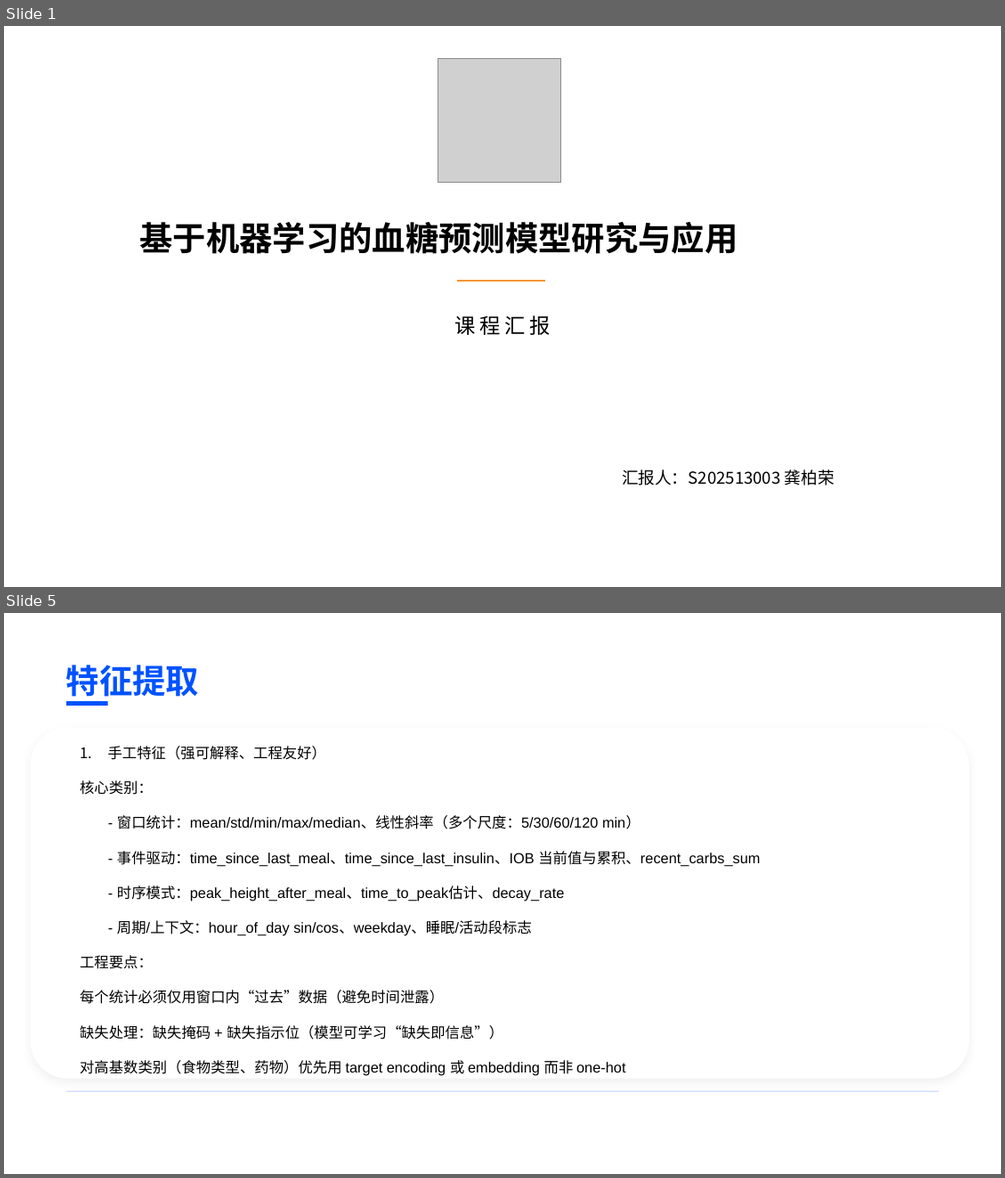
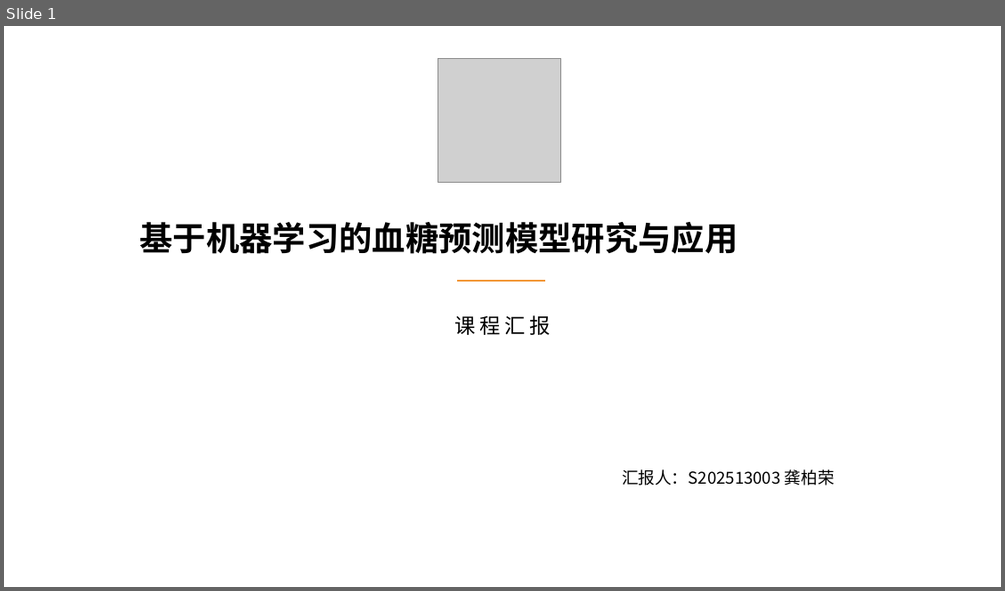
Before and after one commit to BaiRong-NUC/DiabetesAnalyzes, a slide deck: 多元统计与模式识别课程汇报.pptx. Shown one above the other, each under a label of ours: slides 1 and 5 before the commit, slide 1 after it; the slides between them are not shown. The pictures are 1005x1178 and 1005x591 pixels, drawn with LibreOffice and Linux fonts; fonts in the diff are those of the drawing; grey boxes stand for pictures; background and template pictures are left out. Boxes give left, top, right and bottom in pixels: in the first picture for what was removed or moved away, otherwise in the second. Text is boxed around its words. In the diff, an @@ line names an element or a change of style, - is before the commit and + after.

Commit message:
上传ppt 完成了数据集的介绍

```diff
--- a/多元统计与模式识别课程汇报.pptx
+++ b/多元统计与模式识别课程汇报.pptx
@@ slide 5 removed at <box>4,613,1001,1174</box>, background #FFFFFF @@
@@ text removed at <box>66,665,199,702</box> @@
-特征提取
@@ rounded rectangle removed at <box>66,701,108,706</box> @@
@@ rounded rectangle removed at <box>30,728,969,1078</box> @@
@@ text removed at <box>80,746,760,1076</box> @@
-1. 手工特征（强可解释、工程友好）
-核心类别：
-  - 窗口统计：mean/std/min/max/median、线性斜率（多个尺度：5/30/60/120 min）
-  - 事件驱动：time_since_last_meal、time_since_last_insulin、IOB 当前值与累积、recent_carbs_sum
-  - 时序模式：peak_height_after_meal、time_to_peak估计、decay_rate
-  - 周期/上下文：hour_of_day sin/cos、weekday、睡眠/活动段标志
-工程要点：
-  每个统计必须仅用窗口内“过去”数据（避免时间泄露）
-  缺失处理：缺失掩码 + 缺失指示位（模型可学习“缺失即信息”）
-  对高基数类别（食物类型、药物）优先用 target encoding 或 embedding 而非 one-hot
@@ rounded rectangle removed at <box>66,1091,938,1092</box> @@
```
Also in this commit, not shown: 2 slides changed, 3 slides added, 8 other slides removed.
